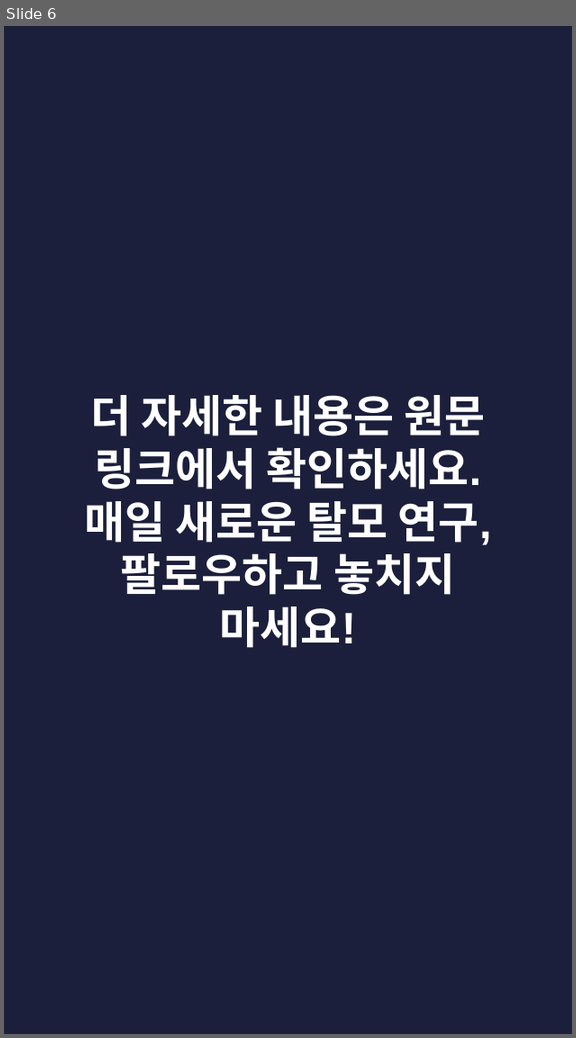
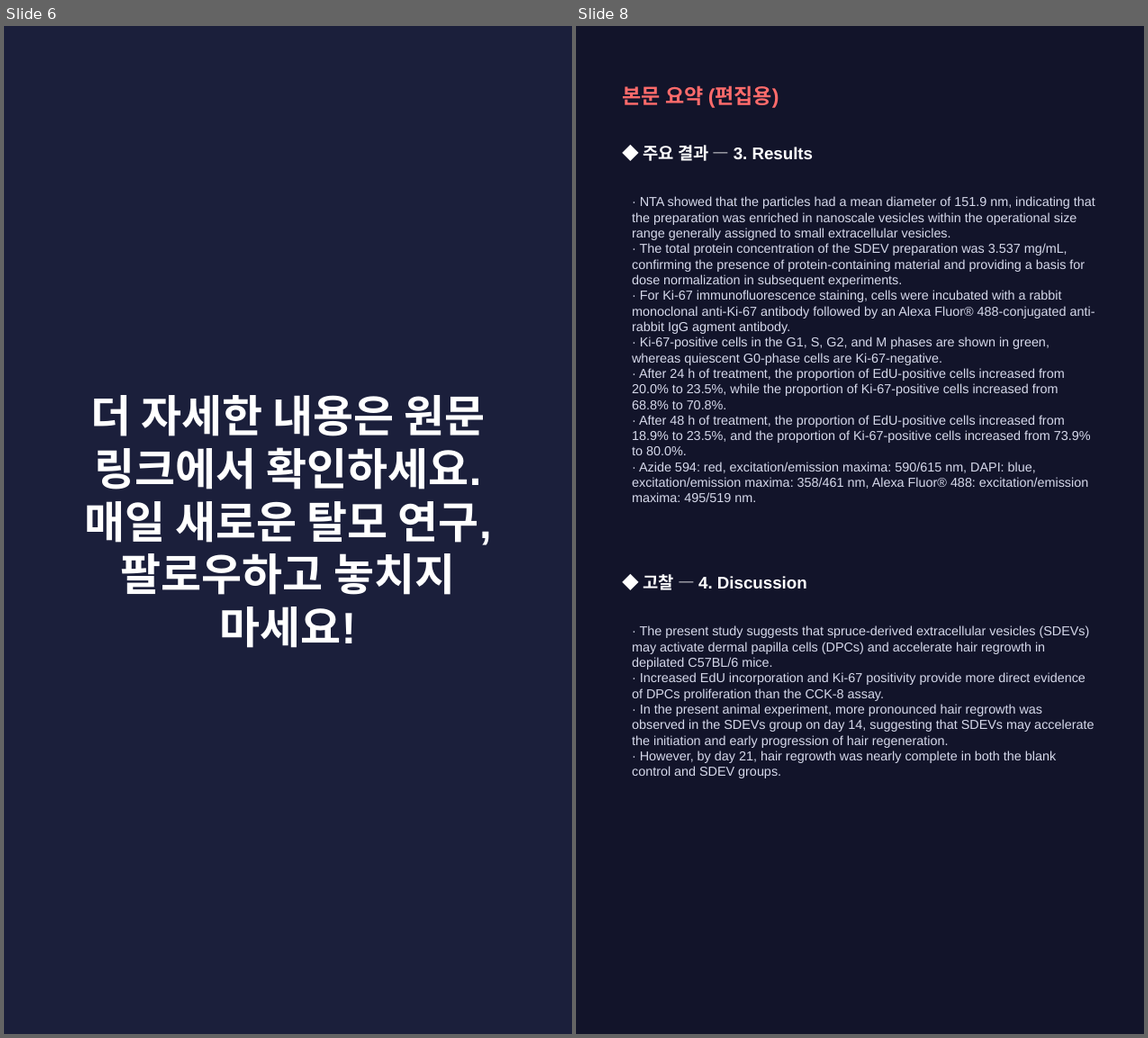
Before and after one commit to hyokang2010-BJ-ANTH/product-builder-test, a slide deck: pwa/data/latest/slides.pptx. Shown side by side, each under a label of ours: slide 6 before the commit, slides 6 and 8 after it; the slides between them are not shown. The pictures are 576x1038 and 1148x1038 pixels, drawn with LibreOffice and Linux fonts; fonts in the diff are those of the drawing. Boxes give left, top, right and bottom in pixels: in the first picture for what was removed or moved away, otherwise in the second. Text is boxed around its words. In the diff, an @@ line names an element or a change of style, - is before the commit and + after.

```diff
--- a/pwa/data/latest/slides.pptx
+++ b/pwa/data/latest/slides.pptx
@@ slide 8 added at <box>576,26,1144,1034</box>, background #12142A @@
@@ text added at <box>623,85,779,108</box>, 16 pt, text #FF6B6B, bold @@
+본문 요약 (편집용)
@@ text added at <box>644,145,814,161</box>, 13 pt, text #FFFFFF, bold @@
+◆ 주요 결과 — 3. Results
@@ text added at <box>632,196,1095,502</box>, 10 pt, text #D5D8EA @@
+· NTA showed that the particles had a mean diameter of 151.9 nm, indicating that the preparation was enriched in nanoscale vesicles within the operational size range generally assigned to small extracellular vesicles.
+· The total protein concentration of the SDEV preparation was 3.537 mg/mL, confirming the presence of protein-containing material and providing a basis for dose normalization in subsequent experiments.
+· For Ki-67 immunofluorescence staining, cells were incubated with a rabbit monoclonal anti-Ki-67 antibody followed by an Alexa Fluor® 488-conjugated anti-rabbit IgG agment antibody.
+· Ki-67-positive cells in the G1, S, G2, and M phases are shown in green, whereas quiescent G0-phase cells are Ki-67-negative.
+· After 24 h of treatment, the proportion of EdU-positive cells increased from 20.0% to 23.5%, while the proportion of Ki-67-positive cells increased from 68.8% to 70.8%.
+· After 48 h of treatment, the proportion of EdU-positive cells increased from 18.9% to 23.5%, and the proportion of Ki-67-positive cells increased from 73.9% to 80.0%.
+· Azide 594: red, excitation/emission maxima: 590/615 nm, DAPI: blue, excitation/emission maxima: 358/461 nm, Alexa Fluor® 488: excitation/emission maxima: 495/519 nm.
@@ text added at <box>644,574,807,590</box>, 13 pt, text #FFFFFF, bold @@
+◆ 고찰 — 4. Discussion
@@ text added at <box>632,625,1094,778</box>, 10 pt, text #D5D8EA @@
+· The present study suggests that spruce-derived extracellular vesicles (SDEVs) may activate dermal papilla cells (DPCs) and accelerate hair regrowth in depilated C57BL/6 mice.
+· Increased EdU incorporation and Ki-67 positivity provide more direct evidence of DPCs proliferation than the CCK-8 assay.
+· In the present animal experiment, more pronounced hair regrowth was observed in the SDEVs group on day 14, suggesting that SDEVs may accelerate the initiation and early progression of hair regeneration.
+· However, by day 21, hair regrowth was nearly complete in both the blank control and SDEV groups.
```
Also in this commit, not shown: 2 slides changed, 4 other slides added, 4 slides removed, 26 other files.
